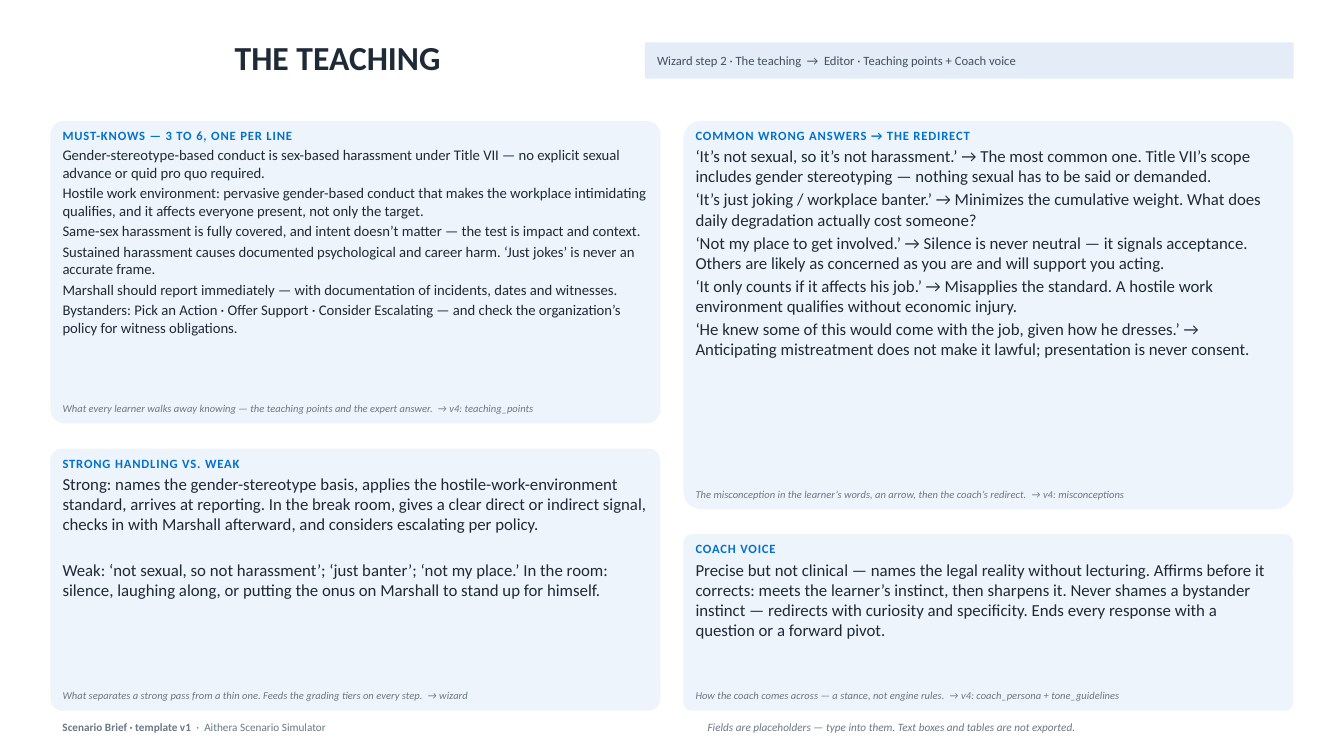
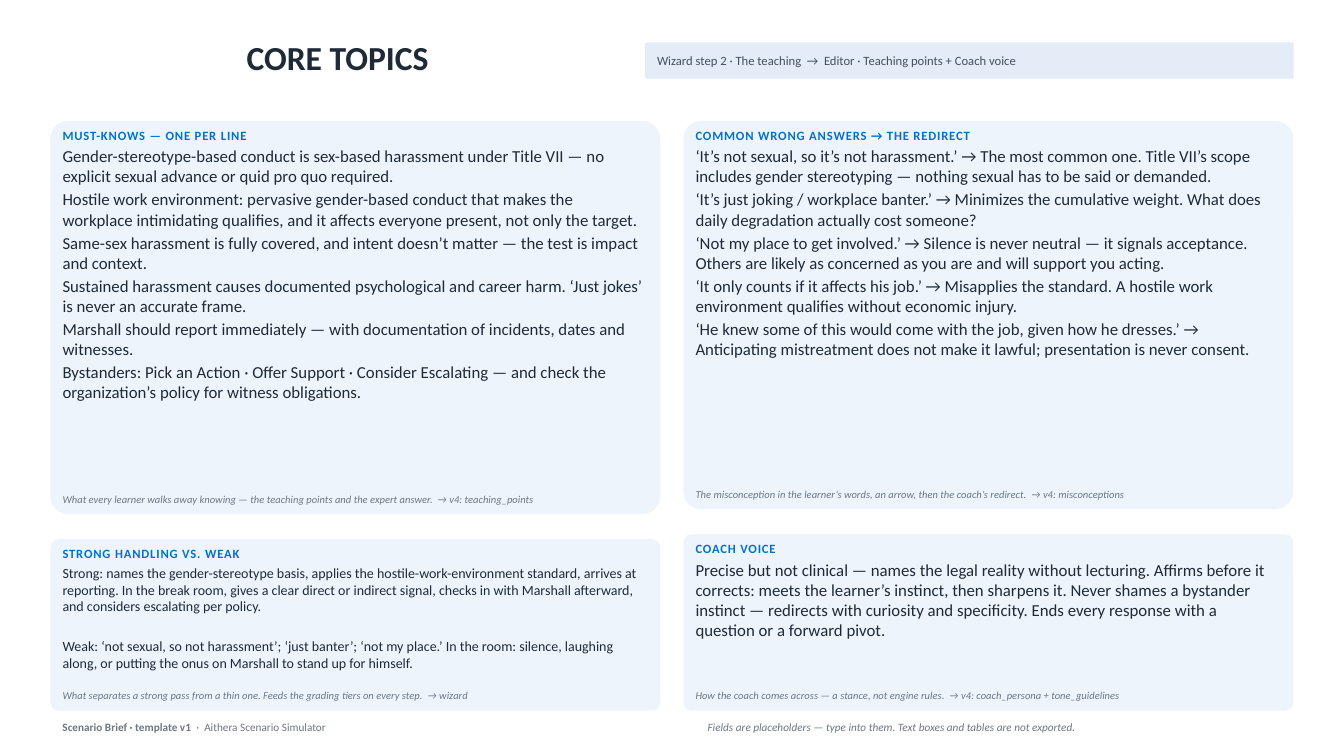
Before and after one commit to chris-alvarez-ctr-vectorsolutions/aithera, a slide deck: slide 4 of products/aithera/scenario-simulator/docs/templates/scenario-brief-example-marshall.pptx. Drawn at 1344x756 pixels with LibreOffice and Linux fonts; fonts in the diff are those of the drawing. Boxes give left, top, right and bottom in pixels: in the first picture for what was removed or moved away, otherwise in the second. Text is boxed around its words. In the diff, an @@ line names an element or a change of style, - is before the commit and + after.

```diff
--- a/products/aithera/scenario-simulator/docs/templates/scenario-brief-example-marshall.pptx
+++ b/products/aithera/scenario-simulator/docs/templates/scenario-brief-example-marshall.pptx
@@ title at [247, 48, 429, 71]: text changed @@
-THE TEACHING
+CORE TOPICS
@@ rounded rectangle: place and size @@
-rounded rectangle at [50, 121, 660, 423]
+rounded rectangle at [50, 121, 660, 514]
@@ text at [63, 131, 247, 140]: text changed @@
-MUST-KNOWS — 3 TO 6, ONE PER LINE
+MUST-KNOWS — ONE PER LINE
@@ text at [63, 150, 642, 401]: size 10.5 to 12 pt @@
@@ text "What every learner walks away ...": place and size @@
-text "What every learner walks away ..." at [63, 405, 534, 414]
+text "What every learner walks away ..." at [63, 496, 534, 505]
@@ text "STRONG HANDLING VS. WEAK": place and size @@
-text "STRONG HANDLING VS. WEAK" at [63, 459, 646, 599]
+text "STRONG HANDLING VS. WEAK" at [63, 549, 636, 671]
@@ rounded rectangle: place and size @@
-rounded rectangle at [50, 449, 660, 711]
+rounded rectangle at [50, 539, 660, 711]
@@ text at [63, 568, 636, 671]: size 12 to 10 pt @@
```
Also in this commit, not shown: 8 other slides changed, 19 other files.
